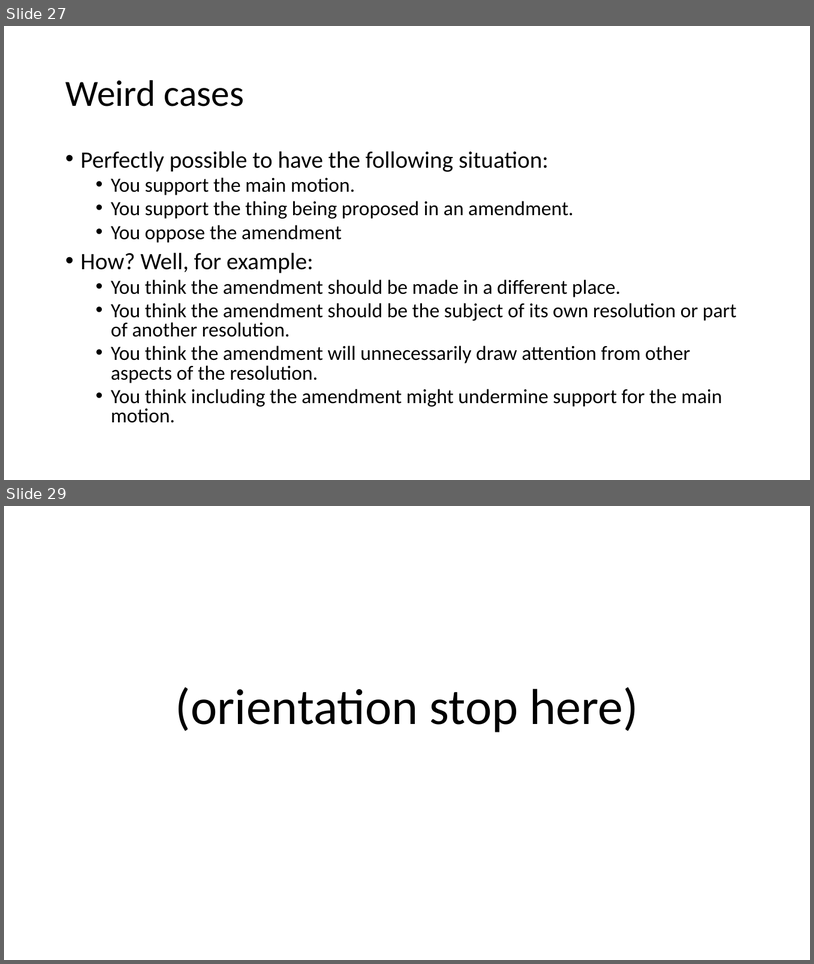
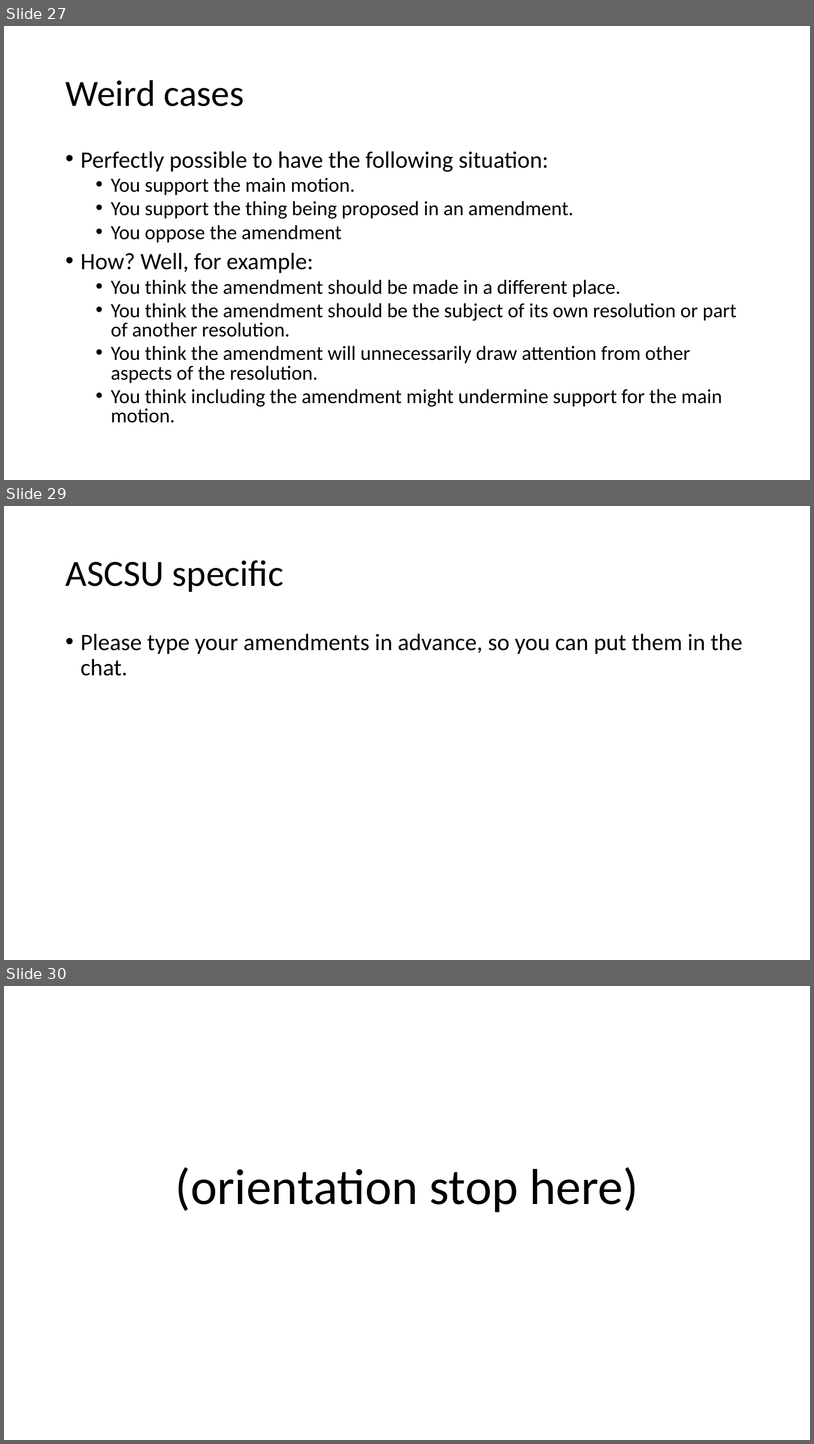
Before and after one commit to AdamSwenson/parliamentary-procedure-explainers, a slide deck: Presentations/Amendments.pptx. Shown one above the other, each under a label of ours: slides 27 and 29 before the commit, slides 27, 29 and 30 after it; the slides between them are not shown. The pictures are 814x964 and 814x1444 pixels, drawn with LibreOffice and Linux fonts; fonts in the diff are those of the drawing. Boxes give left, top, right and bottom in pixels: in the first picture for what was removed or moved away, otherwise in the second. Text is boxed around its words. In the diff, an @@ line names an element or a change of style, - is before the commit and + after.

```diff
--- a/Presentations/Amendments.pptx
+++ b/Presentations/Amendments.pptx
@@ slide 29 added at bbox=[4, 506, 810, 960], background #FFFFFF @@
@@ title added at bbox=[65, 560, 284, 592], 44 pt, text #000000 @@
+ASCSU specific
@@ text added at bbox=[81, 633, 743, 676], 28 pt, text #000000 @@
+• Please type your amendments in advance, so you can put them in the chat.
@@ what was slide 29 is now slide 30 @@
```
Also in this commit, not shown: 1 slide changed, 11 other files.
